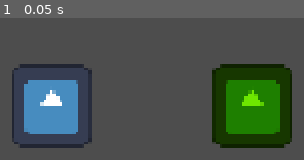
Above: before the commit, frame 1.
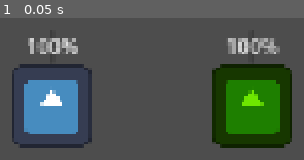
Above: after the commit, the same moment.

Repository: Herovero/CandlesOut
Game: Godot game, scene res://Scenes/main.tscn
Two runs of this game, one before a commit and one after it. Both use one fixed random seed, a clock stepped at 60 frames per second and the inputs below. The engine's default icon, where the game draws it, is replaced by a stand-in: a white triangle on a blue panel in a dark square.
Inputs:
- Up to frame 1 (0.05 s): no input

The runs differ from the first frame. In frame 1, 2.7% of the frame differs, in the area x 9-93%, y 14-26%.

Commit message:
Added heart points and simple stamina system

Diff:
--- /dev/null
+++ b/Scenes/enemy_test.tscn
@@ -0,0 +1,18 @@
+[gd_scene format=3 uid="uid://dxnyakx10q5kf"]
+
+[ext_resource type="Script" uid="uid://c2t7es6cljgi0" path="res://Scripts/enemy_test.gd" id="1_67vpr"]
+[ext_resource type="Texture2D" uid="uid://b7fvyw61qmnl7" path="res://icon.svg" id="1_q8xid"]
+
+[sub_resource type="CircleShape2D" id="CircleShape2D_1f0kj"]
+radius = 33.01515
+
+[node name="Enemy" type="CharacterBody2D" unique_id=1685618765 groups=["Enemies"]]
+script = ExtResource("1_67vpr")
+
+[node name="Sprite2D" type="Sprite2D" parent="." unique_id=617358100]
+self_modulate = Color(1, 0, 0, 1)
+scale = Vector2(0.5, 0.5)
+texture = ExtResource("1_q8xid")
+
+[node name="CollisionShape2D" type="CollisionShape2D" parent="." unique_id=500030585]
+shape = SubResource("CircleShape2D_1f0kj")
--- /dev/null
+++ b/Scenes/heart.tscn
@@ -0,0 +1,30 @@
+[gd_scene format=3 uid="uid://cqbq35ef7qsmd"]
+
+[ext_resource type="Script" uid="uid://dpp0622emkluy" path="res://Scripts/heart.gd" id="1_v4aiu"]
+[ext_resource type="Texture2D" uid="uid://dyy8151t8djhp" path="res://Assets/UIs/heart_full.png" id="2_jgxw8"]
+
+[node name="HBoxContainer" type="HBoxContainer" unique_id=706036972]
+offset_right = 40.0
+offset_bottom = 40.0
+scale = Vector2(0.2, 0.2)
+script = ExtResource("1_v4aiu")
+
+[node name="heart1" type="TextureRect" parent="." unique_id=1972595632]
+layout_mode = 2
+texture = ExtResource("2_jgxw8")
+
+[node name="heart2" type="TextureRect" parent="." unique_id=1849379708]
+layout_mode = 2
+texture = ExtResource("2_jgxw8")
+
+[node name="heart3" type="TextureRect" parent="." unique_id=1832247272]
+layout_mode = 2
+texture = ExtResource("2_jgxw8")
+
+[node name="heart4" type="TextureRect" parent="." unique_id=1569858281]
+layout_mode = 2
+texture = ExtResource("2_jgxw8")
+
+[node name="heart5" type="TextureRect" parent="." unique_id=13492197]
+layout_mode = 2
+texture = ExtResource("2_jgxw8")
--- a/Scenes/player.tscn
+++ b/Scenes/player.tscn
@@ -15,3 +15,19 @@
 
 [node name="CollisionShape2D" type="CollisionShape2D" parent="." unique_id=1487779076]
 shape = SubResource("CircleShape2D_l2cxq")
+
+[node name="Stats" type="Node2D" parent="." unique_id=1450506992]
+position = Vector2(0, -48)
+
+[node name="StaminaBar" type="ProgressBar" parent="Stats" unique_id=61292380]
+anchors_preset = 8
+anchor_left = 0.5
+anchor_top = 0.5
+anchor_right = 0.5
+anchor_bottom = 0.5
+offset_left = -2.0
+offset_top = -13.5
+offset_right = 2.0
+offset_bottom = 13.5
+grow_horizontal = 2
+grow_vertical = 2
--- /dev/null
+++ b/Scripts/enemy_test.gd
@@ -0,0 +1 @@
+extends CharacterBody2D
--- /dev/null
+++ b/Scripts/heart.gd
@@ -0,0 +1,34 @@
+extends HBoxContainer
+
+var heart_full = preload("res://Assets/UIs/heart_full.png")
+var heart_half = preload("res://Assets/UIs/heart_half.png")
+var heart_empty = preload("res://Assets/UIs/heart_empty.png")
+
+var hearts_list: Array[TextureRect]
+var health: float = 5
+
+func _ready() -> void:
+	var hearts_parent = $"."
+	for child in hearts_parent.get_children():
+		hearts_list.append(child)
+	update_heart_visuals()
+
+func take_damage(amount: float):
+	health -= amount
+	health = clamp(health, 0, hearts_list.size()) # Prevent negative health
+	update_heart_visuals()
+
+func update_heart_visuals():
+	for i in range(hearts_list.size()):
+		var heart_node = hearts_list[i]
+
+		# Example: if i is 4 (5th heart) and health is 4.5
+		# i < 4.5 is true for 0,1,2,3,4.
+		# But we need to check the 'remainder' for the half heart.
+
+		if health >= i + 1:
+			heart_node.texture = heart_full
+		elif health >= i + 0.5:
+			heart_node.texture = heart_half
+		else:
+			heart_node.texture = heart_empty
--- a/Scripts/player.gd
+++ b/Scripts/player.gd
@@ -1,17 +1,64 @@
 extends CharacterBody2D
 
 @export var input_prefix: String = "p1_"
-@export var speed: float = 300.0
+@export var speed: float = 150.0
 
-func _physics_process(_delta):
-	# Construct the action names dynamically
-	var move_left = input_prefix + "move_left"
-	var move_right = input_prefix + "move_right"
-	var move_up = input_prefix + "move_up"
-	var move_down = input_prefix + "move_down"
+# Stamina Variables
+@export var max_stamina: float = 100.0
+var current_stamina: float = 100.0
+@export var depletion_rate: float = 10.0  # Per second while moving
+@export var recharge_rate: float = 5.0   # Per second while standing/sleeping
 
-	# Get the vector based on the dynamic names
-	var direction = Input.get_vector(move_left, move_right, move_up, move_down)
+var is_sleeping: bool = false
 
-	velocity = direction * speed
+@onready var stamina_bar = $Stats/StaminaBar
+
+func _ready():
+	stamina_bar.max_value = max_stamina
+	stamina_bar.value = max_stamina
+
+func _physics_process(delta: float) -> void:
+	if is_sleeping:
+		handle_sleep(delta)
+		return
+
+	var direction = Input.get_vector(
+		input_prefix + "move_left", input_prefix + "move_right",
+		input_prefix + "move_up", input_prefix + "move_down"
+	)
+
+	if direction != Vector2.ZERO:
+		velocity = direction * speed
+		consume_stamina(delta)
+	else:
+		velocity = Vector2.ZERO
+
 	move_and_slide()
+	update_ui()
+
+func consume_stamina(delta):
+	current_stamina -= depletion_rate * delta
+	if current_stamina <= 0:
+		current_stamina = 0
+		enter_sleep()
+
+func recharge_stamina(delta):
+	current_stamina += recharge_rate * delta
+	current_stamina = min(current_stamina, max_stamina)
+
+func enter_sleep():
+	is_sleeping = true
+	velocity = Vector2.ZERO
+	modulate = Color(0.5, 0.5, 1.0) # Turn slightly blue/dark to show sleeping
+
+func handle_sleep(delta):
+	current_stamina += recharge_rate * delta # Maybe recharge faster when forced?
+	update_ui()
+
+	if current_stamina >= max_stamina:
+		current_stamina = max_stamina
+		is_sleeping = false
+		modulate = Color(1, 1, 1) # Back to normal
+
+func update_ui():
+	stamina_bar.value = current_stamina
--- a/project.godot
+++ b/project.godot
@@ -25,6 +25,10 @@
 window/size/viewport_width=1280
 window/size/viewport_height=720
 window/stretch/mode="canvas_items"
+
+[global_group]
+
+Enemies=""
 
 [input]
 
Binary file added: Assets/UIs/heart_empty.png
Not shown, added: Assets/UIs/heart_empty.png.import
Binary file added: Assets/UIs/heart_empty_big.png
Not shown, added: Assets/UIs/heart_empty_big.png.import
Binary file added: Assets/UIs/heart_full.png
Not shown, added: Assets/UIs/heart_full.png.import
Binary file added: Assets/UIs/heart_full_big.png
Not shown, added: Assets/UIs/heart_full_big.png.import
Binary file added: Assets/UIs/heart_half.png
Not shown, added: Assets/UIs/heart_half.png.import
Binary file added: Assets/UIs/heart_half_big.png
Not shown, added: Assets/UIs/heart_half_big.png.import
(and 3 more such lines)
